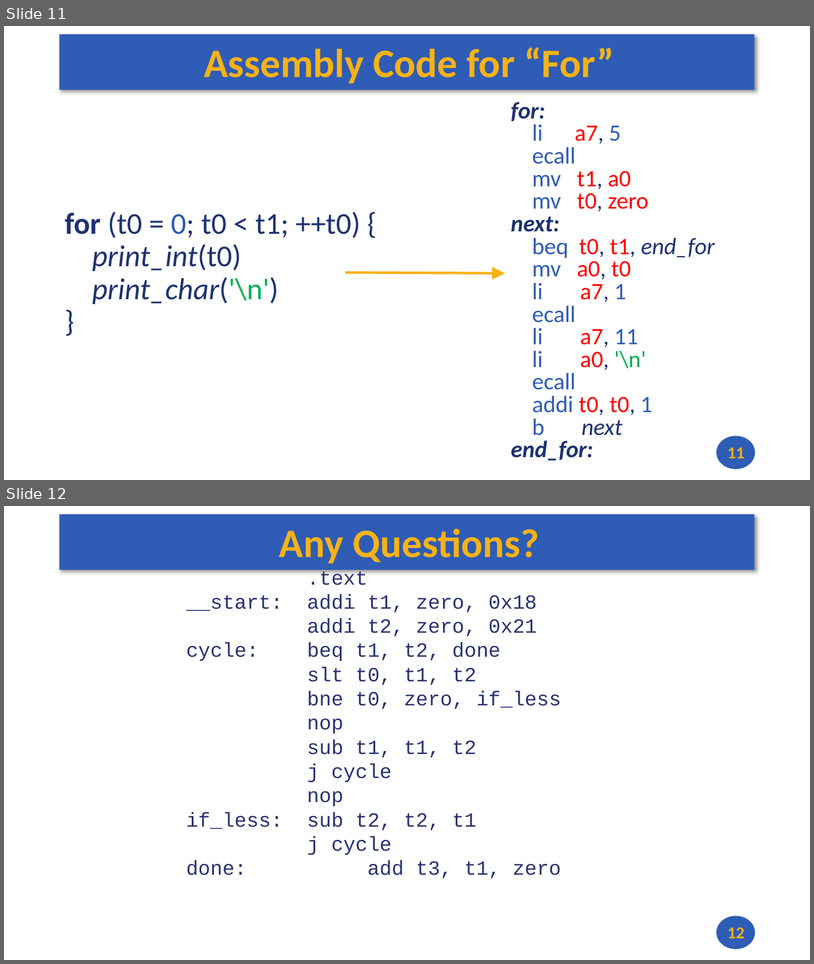
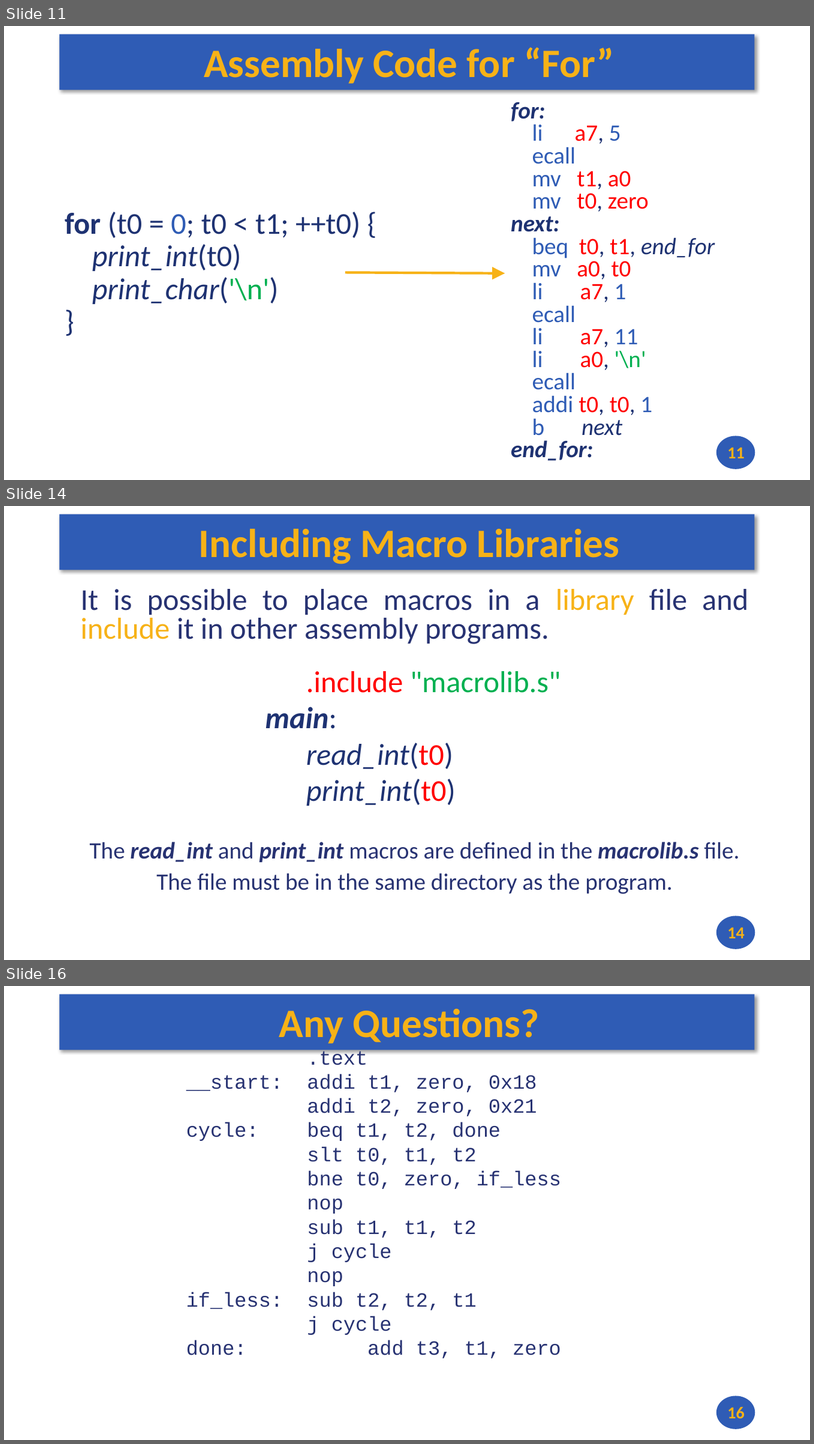
Before and after one commit to andrewt0301/hse-acos-course, a slide deck: docs/part1ca/05_MacrosBranchesArrays/CA_Lecture_05.pptx. Shown one above the other, each under a label of ours: slides 11 and 12 before the commit, slides 11, 14 and 16 after it; the slides between them are not shown. The pictures are 814x964 and 814x1444 pixels, drawn with LibreOffice and Linux fonts; fonts in the diff are those of the drawing. Boxes give left, top, right and bottom in pixels: in the first picture for what was removed or moved away, otherwise in the second. Text is boxed around its words. In the diff, an @@ line names an element or a change of style, - is before the commit and + after.

```diff
--- a/docs/part1ca/05_MacrosBranchesArrays/CA_Lecture_05.pptx
+++ b/docs/part1ca/05_MacrosBranchesArrays/CA_Lecture_05.pptx
@@ slide 14 added at (4,506,810,960), background #FFFFFF; not listed: 2 template elements that a slide beside it also shows @@
@@ title added at (199,529,620,564), 48 pt, text #F7B217, bold @@
+Including Macro Libraries
@@ text added at (81,589,749,894), 28 pt, text #273272 @@
+It is possible to place macros in a library file and include it in other assembly programs.
+The read_int and print_int macros are defined in the macrolib.s file.
+The file must be in the same directory as the program.
@@ text added at (266,671,561,805), 36 pt, text #1E3272 @@
+.include "macrolib.s"
+main:
+read_int(t0)
+print_int(t0)
@@ page number added at (728,927,744,938), 20 pt, text #F7B217, bold @@
+14
@@ what was slide 12 is now slide 16 @@
@@ page number at (728,1407,744,1418): text changed @@
-12
+16
```
Also in this commit, not shown: 1 slide changed, 3 other slides added, 1 other file.
